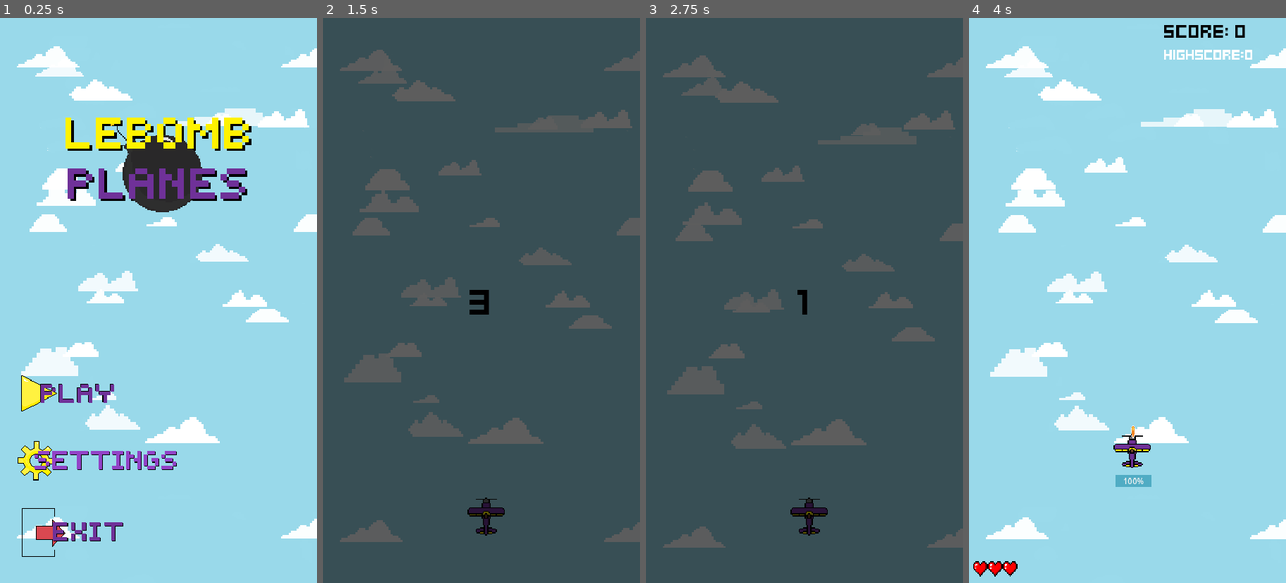
Above: before the commit, frames 1-4 (left to right).
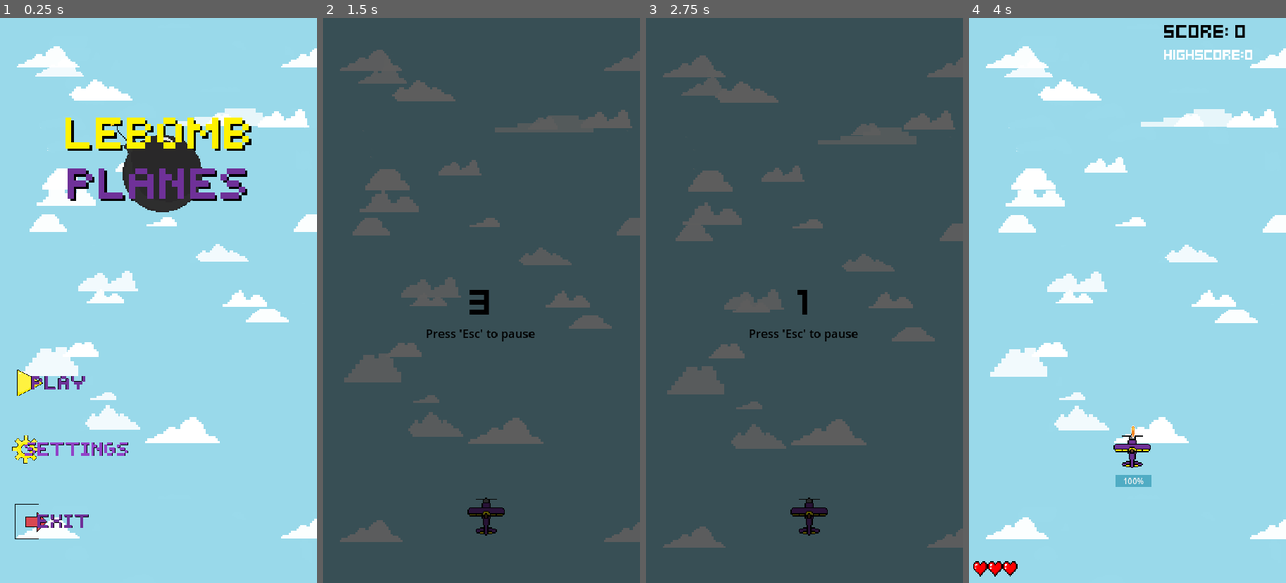
Above: after the commit, the same moments.

Repository: edmundyu2008/LeBombJames
Game: Godot game, scene res://UI/main_menu.tscn
Two runs of this game, one before a commit and one after it. Both use one fixed random seed, a clock stepped at 60 frames per second and the inputs below.
Inputs (mouse positions are in pixels of both pictures, inside the frame that each line leads up to; where the layout moved, square brackets give the same spot in the first picture):
- Up to frame 1 (0.25 s): no input
- Up to frame 2 (1.5 s): click (380, 385) [399, 396] at 0.5 s; tap Enter (ui_accept) at 1.25, 1.35 s; hold D (ui_right) from 1.28 s (still down)
- Up to frame 3 (2.75 s): tap Enter (ui_accept) at 1.52, 1.82, 2.1, 2.27, 2.57 s; release D (ui_right) at 2.03 s; hold S (ui_down) from 2.03 s (still down)
- Up to frame 4 (4 s): release S (ui_down) at 2.78 s; hold D (ui_right) 2.78-3.53 s; tap Enter (ui_accept) at 2.85, 3.6, 3.77 s; hold W (ui_up) from 3.53 s (still down)

The runs differ from the first frame. In frame 1, 3.0% of the frame differs, in the area x 3-56%, y 62-96%; in frame 2, 0.2%; in frame 3, 0.2%; in frame 4, nothing differs.
Error before the commit: Trying to assign value of type 'TextureButton' to a variable of type 'Button'. (res://UI/MainMenu.gd:6)

Commit message:
alpha no sounds, fix menu buttonsize

Diff:
--- a/UI/MainMenu.gd
+++ b/UI/MainMenu.gd
@@ -3,9 +3,9 @@
 @export var tween_intensity: float
 @export var tween_duration: float
 
-@onready var playbutton: Button = $PlayButton
-@onready var settingsbutton: Button = $SettingsButton
-@onready var exitbutton: Button = $ExitButton
+@onready var playbutton: TextureButton = $PlayButton
+@onready var settingsbutton: TextureButton = $SettingsButton
+@onready var exitbutton: TextureButton = $ExitButton
 
 func _process(delta: float) -> void:
 	button_hovered(playbutton)
@@ -16,7 +16,7 @@
 	var tween = create_tween()
 	tween.tween_property(object, property, final_val, duration)
 
-func button_hovered(button: Button):
+func button_hovered(button: TextureButton):
 	button.pivot_offset = button.size / 2
 	if button.is_hovered():
 		start_tween(button, "scale", Vector2.ONE * tween_intensity, tween_duration)
--- a/UI/countdown.tscn
+++ b/UI/countdown.tscn
@@ -112,6 +112,15 @@
 theme_override_font_sizes/font_size = 80
 text = "3"
 
+[node name="TextLabel" type="Label" parent="CanvasLayer"]
+offset_left = 210.0
+offset_top = 626.0
+offset_right = 434.0
+offset_bottom = 660.0
+theme_override_colors/font_color = Color(0, 0, 0, 1)
+theme_override_font_sizes/font_size = 24
+text = "Press 'Esc' to pause"
+
 [node name="SkyBackground" parent="." instance=ExtResource("4_r5wp0")]
 
 [connection signal="animation_finished" from="AnimationPlayer" to="." method="_on_animation_player_animation_finished"]
--- a/main.gd
+++ b/main.gd
@@ -6,10 +6,12 @@
 @onready var plane: Node2D = $Plane
 @onready var high_score_label = $VBoxContainer/HighScoreLabel
 @onready var score_label = $VBoxContainer/ScoreLabel
+@onready var red_overlay: TextureRect = $RedOverlay
 
 var heart_size = 254
 
 func _ready() -> void:
+	red_overlay.hide()
 	randomize()
 	update_score_label(game_stats.score)
 	game_stats.score_changed.connect(update_score_label)
@@ -24,6 +26,8 @@
 	if game_stats.score > game_stats.highscore:
 		game_stats.highscore = game_stats.score
 	high_score_label.text = "Highscore:" + str(game_stats.highscore)
+	if game_stats.player_health < 2:
+		red_overlay.show()
 
 
 func update_health_points(new_player_health: int) -> void:
--- a/main.tscn
+++ b/main.tscn
@@ -8,6 +8,7 @@
 [ext_resource type="FontFile" uid="uid://jl34hxvwvjwv" path="res://kenney_mini_square.ttf" id="6_v323r"]
 [ext_resource type="PackedScene" uid="uid://dbc6wuup05crm" path="res://UI/pause_menu.tscn" id="7_45hcr"]
 [ext_resource type="Texture2D" uid="uid://c7x5ngkq4h40s" path="res://pixelheart.png" id="9_6brik"]
+[ext_resource type="Texture2D" uid="uid://buxwetkvnptsm" path="res://UI/redoverlay.png" id="9_p7xsp"]
 
 [node name="Game" type="Node2D"]
 script = ExtResource("1_0qyg6")
@@ -58,3 +59,10 @@
 
 [node name="PauseMenu" parent="CanvasLayer" instance=ExtResource("7_45hcr")]
 visible = false
+
+[node name="RedOverlay" type="TextureRect" parent="."]
+offset_top = 1.0
+offset_right = 648.0
+offset_bottom = 1152.0
+texture = ExtResource("9_p7xsp")
+expand_mode = 1
Binary file added: UI/redoverlay.png
Not shown, added: UI/redoverlay.png.import
Not shown: 1 places in main.tscn that only renumber resources
